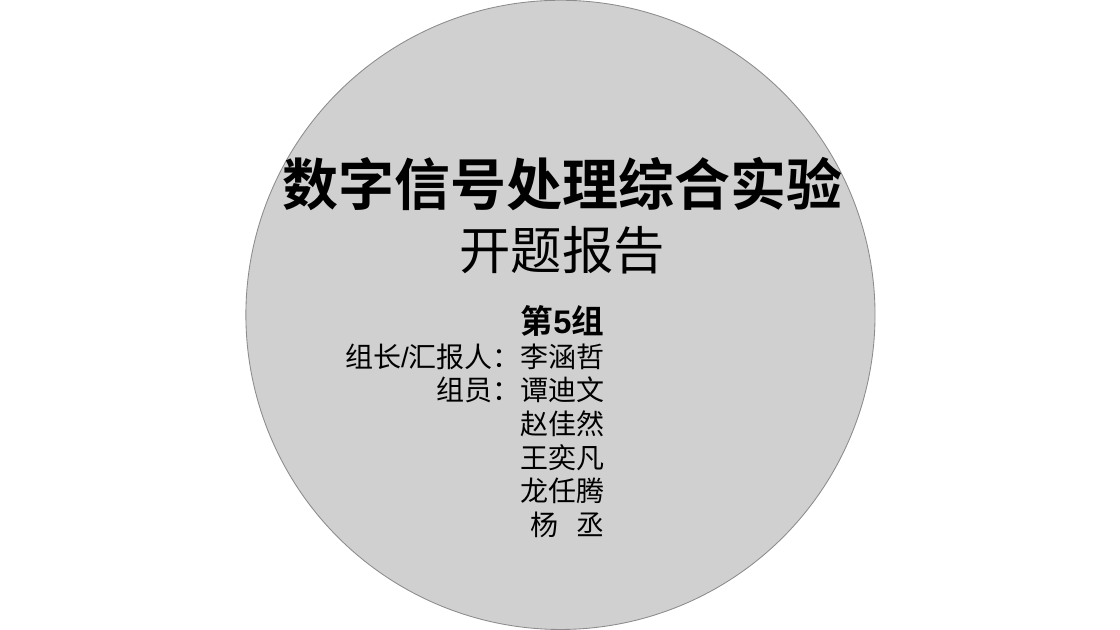
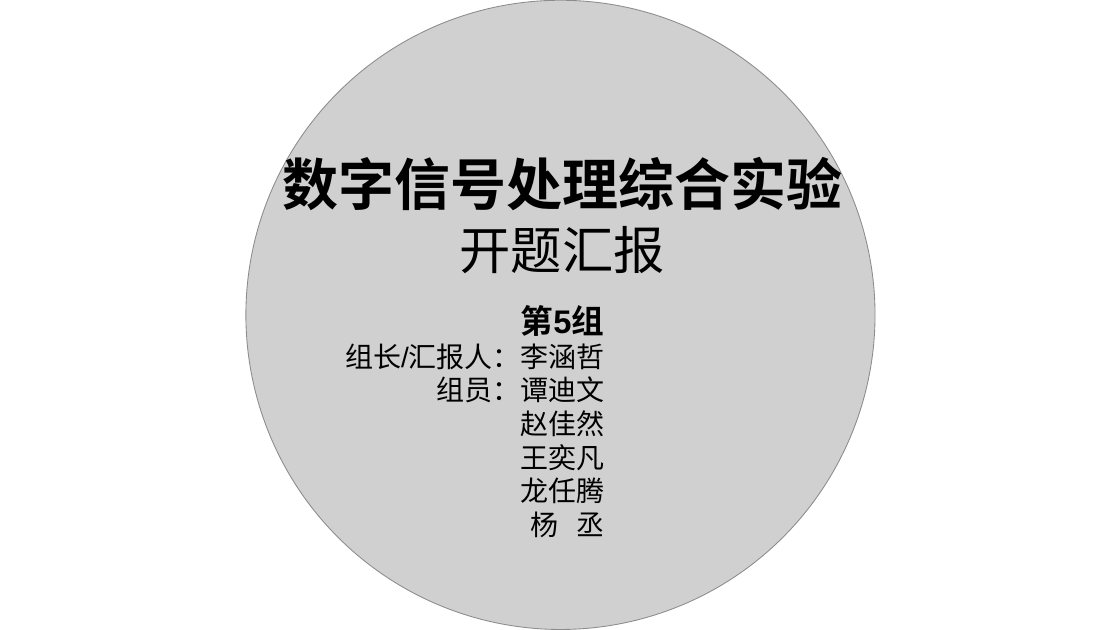
Before and after one commit to hance0601/dsp_proj, a slide deck: slide 2 of 开题报告.pptx. Drawn at 1120x630 pixels with LibreOffice and Linux fonts; fonts in the diff are those of the drawing; grey boxes stand for pictures. Boxes give left, top, right and bottom in pixels: in the first picture for what was removed or moved away, otherwise in the second. Text is boxed around its words. In the diff, an @@ line names an element or a change of style, - is before the commit and + after.

```diff
--- a/开题报告.pptx
+++ b/开题报告.pptx
@@ text at <box>460,226,665,273</box>: text changed @@
-开题报告
+开题汇报
```
Also in this commit, not shown: 2 other slides changed, 12 slides added, 3 other files.
